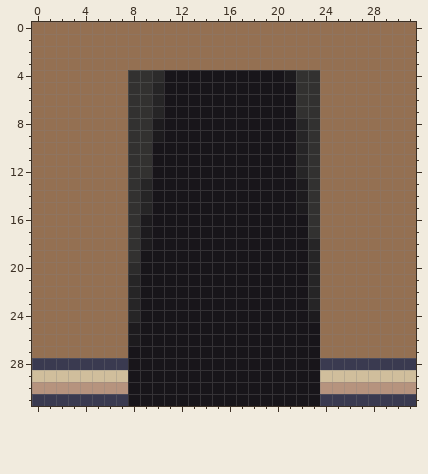
Pixel-art sprite: GauntletOfConsequence/Assets/Sprites/room1DoorOpening.png. Above: the version before the commit.
The file is 32x32 pixels. Colours within 5 levels of each other are drawn and written as one.
And afterwards:
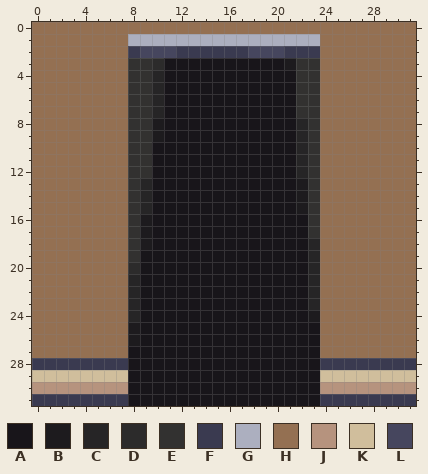
Palette (. is transparent): A #18151a  B #1d1b1e  C #262526  D #2c2b2b  E #323130  F #3a3a50  G #acafbf  H #947052  J #b6937e  K #d0be9c  L #46465e
From old to new:
The edit turns colour B into colour A in row 4 at x 21.
The edit turns colour H into colour A in row 3 at x 11 to 20.
The edit turns colour H into colour B in row 3 at x 21.
The edit turns colour D into colour C in row 4 at x 10.
The edit turns colour H into colour D in row 3 at x 10.
The edit turns colour H into colour E in row 3 at x 8 to 9 and 22 to 23.
The edit turns colour H into colour F in row 2 at x 8, 12 to 17 and 21 to 23.
The edit turns colour H into colour G in row 1 at x 8 to 23.
The edit turns colour H into colour L in row 2 at x 9 to 11 and 18 to 20.
Where, in picture pixels (left, top, right, bottom), the same in both pictures:
changed: (128, 34, 320, 82)
